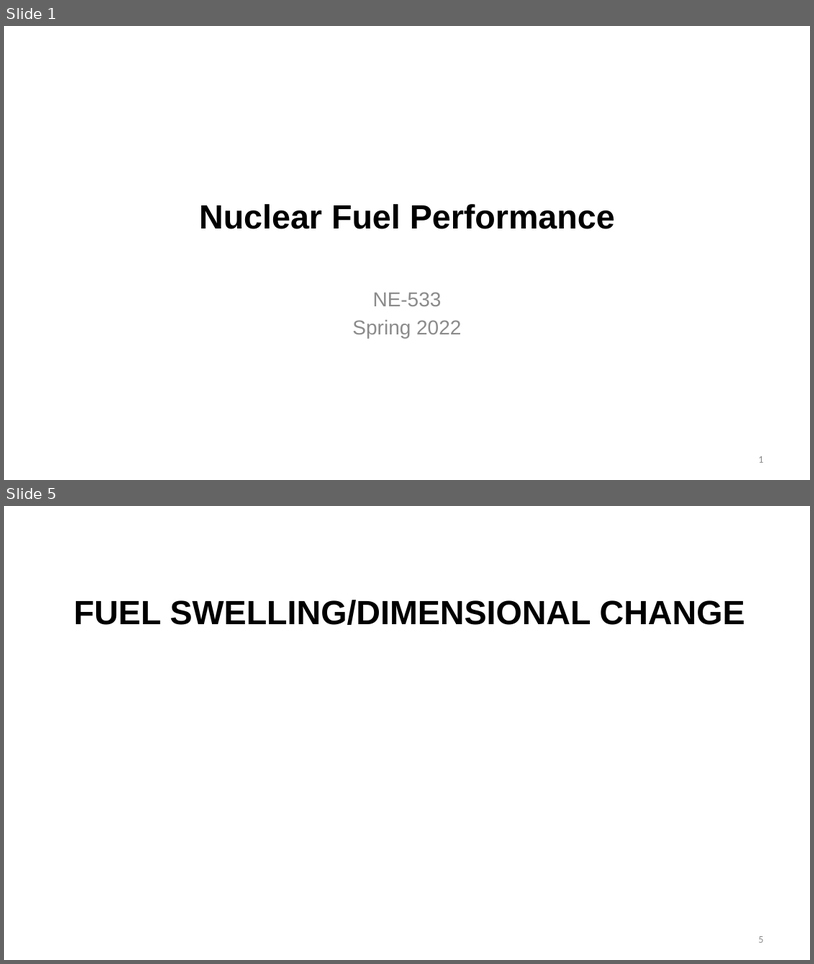
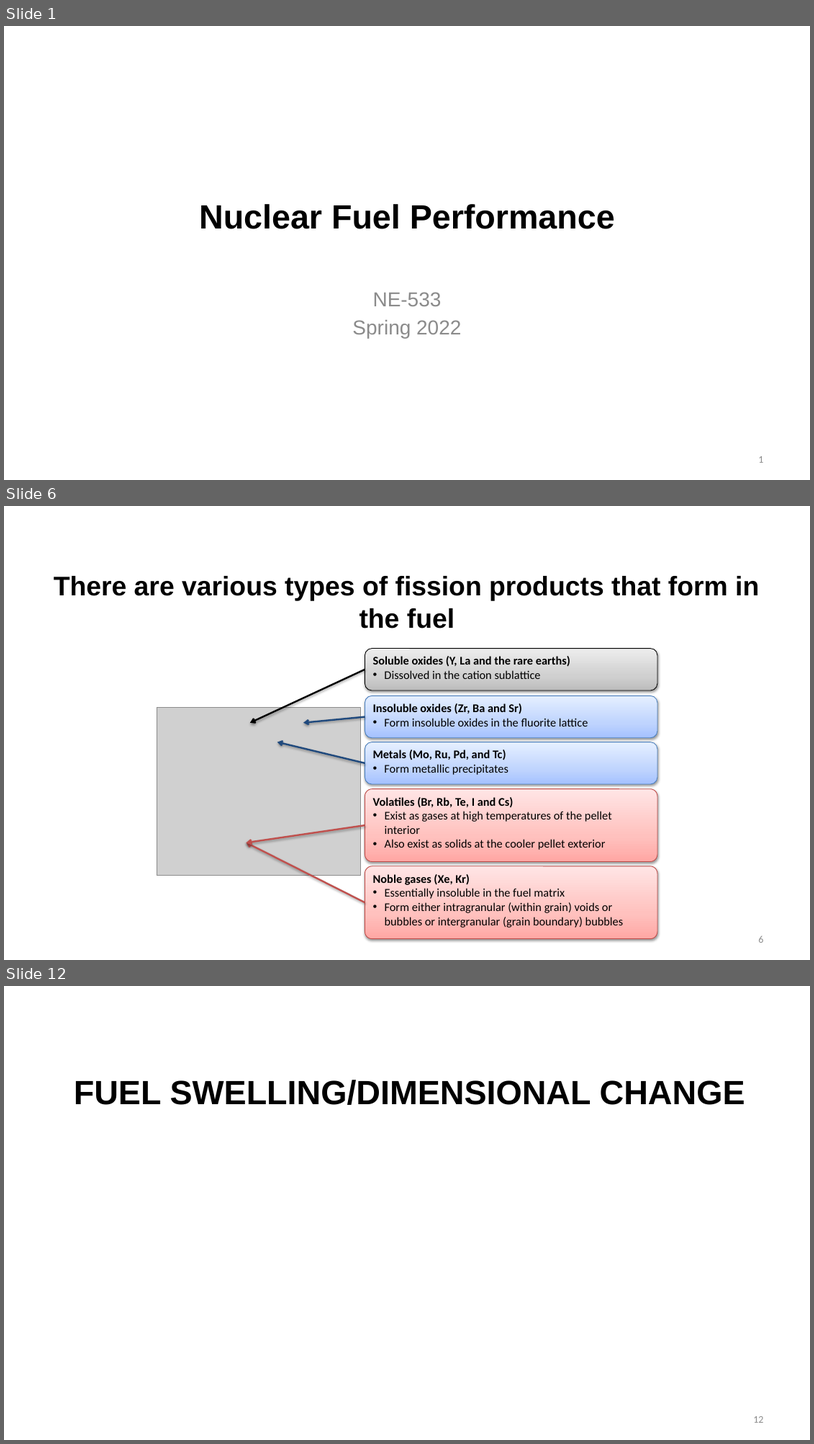
Before and after one commit to benbeeler/TEACHING, a slide deck: Nuclear_Fuel_Performance/NE533_Spring2022/section3/Lec14_swelling.pptx. Shown one above the other, each under a label of ours: slides 1 and 5 before the commit, slides 1, 6 and 12 after it; the slides between them are not shown. The pictures are 814x964 and 814x1444 pixels, drawn with LibreOffice and Linux fonts; fonts in the diff are those of the drawing; grey boxes stand for pictures; background and template pictures are left out. Boxes give left, top, right and bottom in pixels: in the first picture for what was removed or moved away, otherwise in the second. Text is boxed around its words. In the diff, an @@ line names an element or a change of style, - is before the commit and + after.

```diff
--- a/Nuclear_Fuel_Performance/NE533_Spring2022/section3/Lec14_swelling.pptx
+++ b/Nuclear_Fuel_Performance/NE533_Spring2022/section3/Lec14_swelling.pptx
@@ slide 6 added at (4,506,810,960), background #FFFFFF @@
@@ title added at (54,576,759,628), 32 pt, text #000000, bold @@
+There are various types of fission products that form in the fuel
@@ group added at (157,648,658,939): 5 rounded rectangles, 5 arrows, 1 picture @@
+Noble gases (Xe, Kr)
+• Essentially insoluble in the fuel matrix
+• Form either intragranular (within grain) voids or bubbles or intergranular (grain boundary) bubbles
+Volatiles (Br, Rb, Te, I and Cs)
+• Exist as gases at high temperatures of the pellet interior
+• Also exist as solids at the cooler pellet exterior
+Metals (Mo, Ru, Pd, and Tc)
+• Form metallic precipitates
+Insoluble oxides (Zr, Ba and Sr)
+• Form insoluble oxides in the fluorite lattice
+Soluble oxides (Y, La and the rare earths)
+• Dissolved in the cation sublattice
@@ page number added at (759,936,764,942), 12 pt, text #8C8C8C @@
+6
@@ what was slide 5 is now slide 12 @@
@@ page number at (754,1416,764,1422): text changed @@
-5
+12
```
Also in this commit, not shown: 3 slides changed, 6 other slides added, 25 other files.
